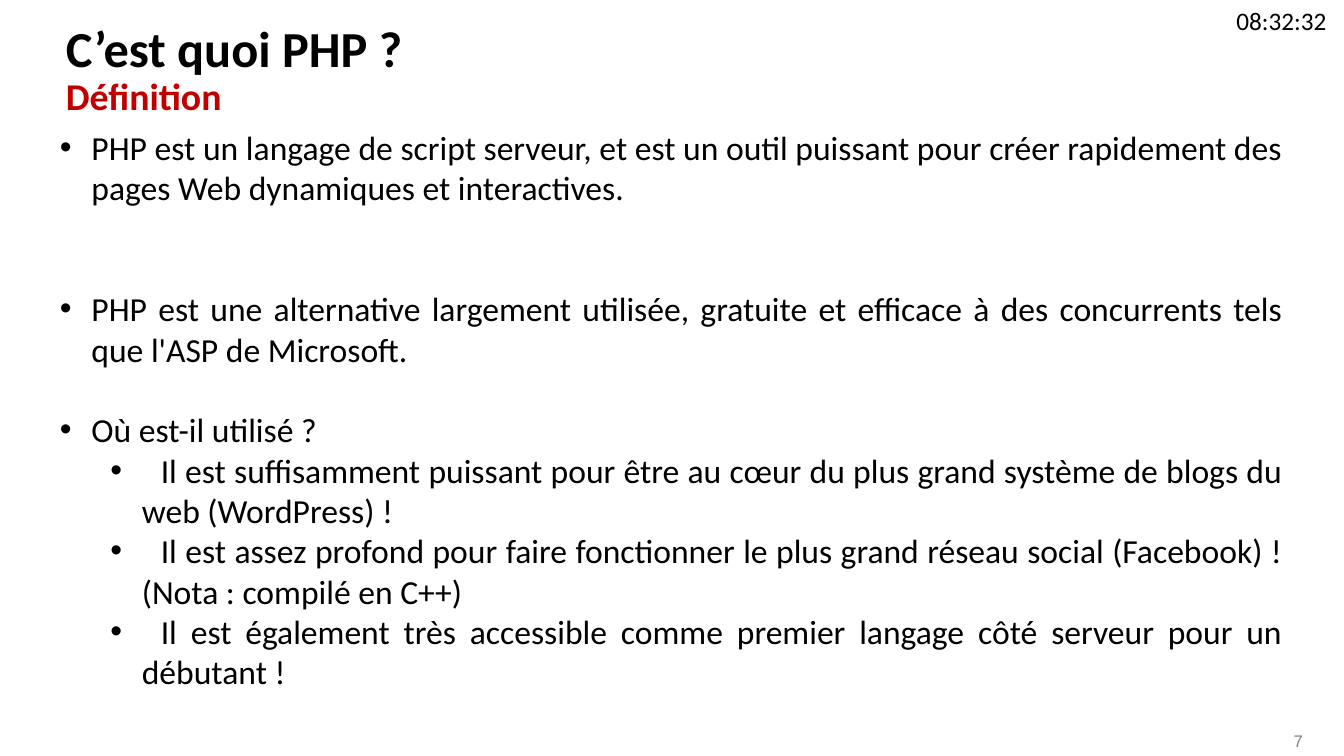
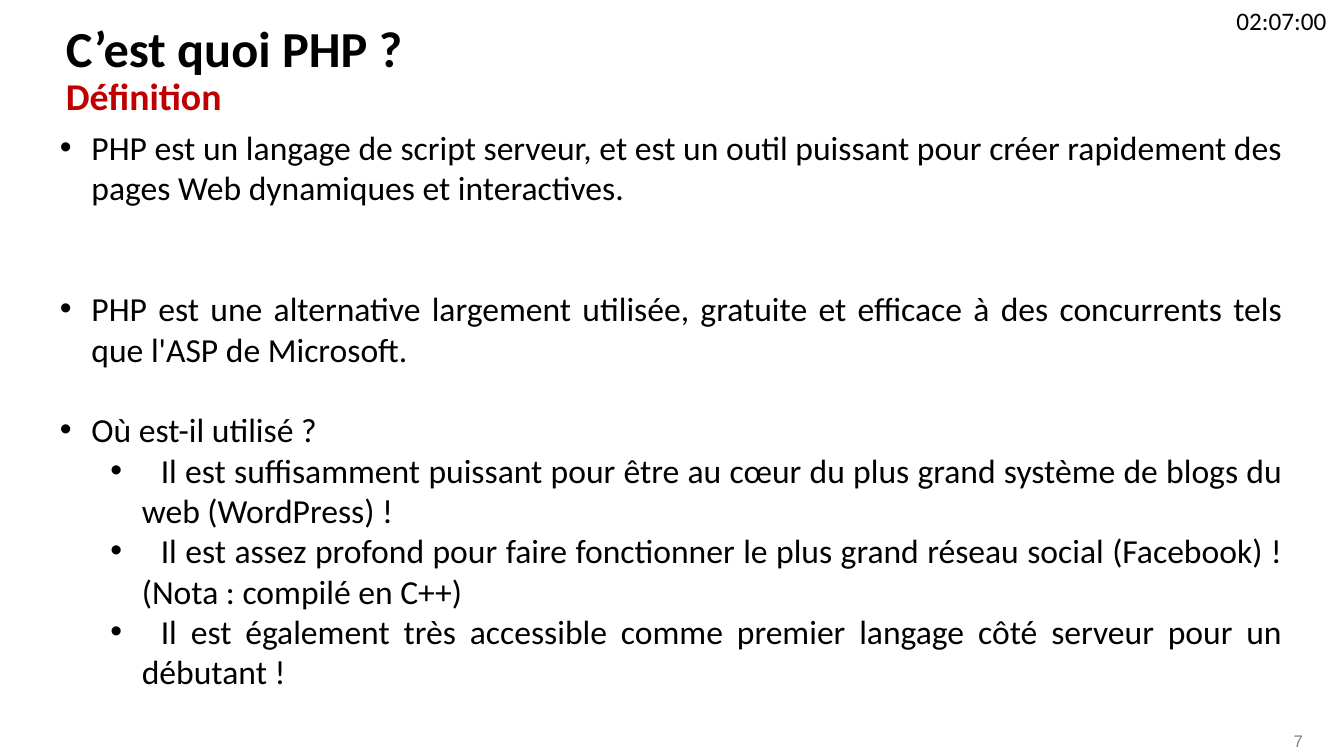
Before and after one commit to drupestre/phpudev, a slide deck: slide 7 of php_v0.1.pptx. Drawn at 1344x756 pixels with LibreOffice and Linux fonts; fonts in the diff are those of the drawing; background and template pictures are left out. Boxes give left, top, right and bottom in pixels: in the first picture for what was removed or moved away, otherwise in the second. Text is boxed around its words. In the diff, an @@ line names an element or a change of style, - is before the commit and + after.

```diff
--- a/php_v0.1.pptx
+++ b/php_v0.1.pptx
@@ text at bbox=[1236, 13, 1326, 30]: text changed @@
-08:32:32
+02:07:00
```
Also in this commit, not shown: 28 other slides changed.
